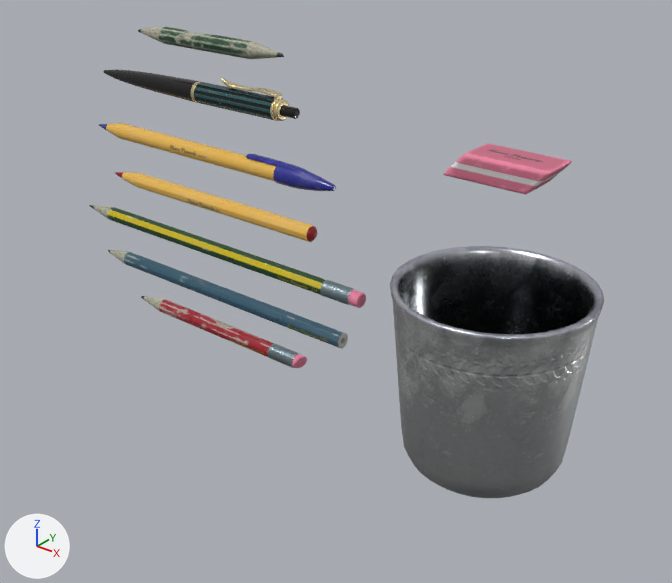
An edit to the glTF model models/cc0/stationery_supplies/stationery_supplies_1k.gltf, drawn before and after from the same camera.
The view is the same before and after, from a camera (50 mm lens) standing at (0.256, -0.301, 0.17) and looking at (0.015, 0.001, -0.017). The lights are fixed; the arrows at lower left show +X, +Y and +Z. The picture after the commit comes second.

Script lines for the objects in view, before the commit:
```python
ob_stationery_supplies_eraser = bpy.data.objects.new('stationery_supplies_eraser', me_cube_004)
ob_stationery_supplies_eraser.location = (0.0971, 0.0, 0.0593)
ob_stationery_supplies_pen_blue = bpy.data.objects.new('stationery_supplies_pen_blue', me_circle_035)
ob_stationery_supplies_pen_blue.location = (-0.0599, 0.0, 0.0333)
ob_stationery_supplies_pen_fancy = bpy.data.objects.new('stationery_supplies_pen_fancy', me_cylinder_109)
ob_stationery_supplies_pen_fancy.location = (-0.0599, 0.0, 0.0629)
ob_stationery_supplies_pen_red = bpy.data.objects.new('stationery_supplies_pen_red', me_cylinder_099)
ob_stationery_supplies_pen_red.location = (-0.0599, 0.0, 0.0083)
ob_stationery_supplies_pencil_new_a = bpy.data.objects.new('stationery_supplies_pencil_new_a', me_cylinder_101)
ob_stationery_supplies_pencil_new_a.location = (-0.0599, 0.0, -0.0166)
ob_stationery_supplies_pencil_new_b = bpy.data.objects.new('stationery_supplies_pencil_new_b', me_cylinder_104)
ob_stationery_supplies_pencil_new_b.location = (-0.0599, 0.0, -0.0409)
ob_stationery_supplies_pencil_old = bpy.data.objects.new('stationery_supplies_pencil_old', me_cylinder_108)
ob_stationery_supplies_pencil_old.location = (-0.0599, 0.0, 0.0867)
ob_stationery_supplies_pencil_used = bpy.data.objects.new('stationery_supplies_pencil_used', me_cylinder_107)
ob_stationery_supplies_pencil_used.location = (-0.0599, 0.0, -0.0622)
ob_stationery_supplies_pencilcup = bpy.data.objects.new('stationery_supplies_pencilcup', me_cylinder_100)
ob_stationery_supplies_pencilcup.location = (0.0967, 0.0, -0.0371)
```
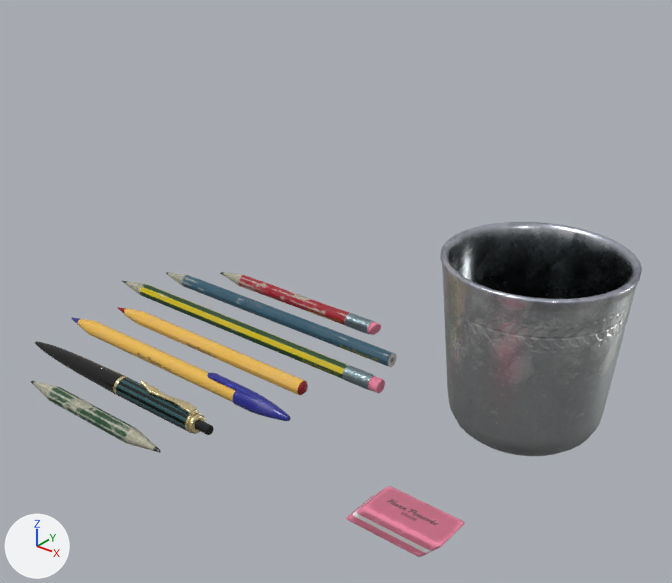
Location of each change, (x1, y1, x2, y2) in pixels of the pictures (672 x 583 px):
'stationery_supplies_pencilcup', moved
    before: (390, 246, 604, 498)
    after: (440, 222, 642, 456)
'stationery_supplies_eraser', moved
    before: (443, 144, 572, 194)
    after: (346, 486, 465, 557)
'stationery_supplies_pencil_new_a', moved
    before: (89, 205, 366, 308)
    after: (122, 281, 385, 393)
'stationery_supplies_pen_blue', moved
    before: (98, 123, 336, 191)
    after: (71, 317, 291, 421)
'stationery_supplies_pen_fancy', moved
    before: (103, 70, 300, 121)
    after: (35, 341, 214, 435)
'stationery_supplies_pen_red', moved
    before: (114, 172, 317, 242)
    after: (117, 307, 308, 396)
'stationery_supplies_pencil_used', moved
    before: (141, 296, 307, 368)
    after: (220, 272, 381, 335)
'stationery_supplies_pencil_new_b', moved
    before: (108, 250, 348, 349)
    after: (166, 272, 397, 367)
'stationery_supplies_pencil_old', moved
    before: (138, 26, 284, 59)
    after: (31, 380, 161, 453)

Patch to the scene script:
```diff
--- a/models/cc0/stationery_supplies/stationery_supplies_1k.gltf.py
+++ b/models/cc0/stationery_supplies/stationery_supplies_1k.gltf.py
@@ ob_stationery_supplies_pen_red @@
 ob_stationery_supplies_pen_red = bpy.data.objects.new('stationery_supplies_pen_red', me_cylinder_099)
-ob_stationery_supplies_pen_red.location = (-0.0599, 0.0, 0.0083)
+ob_stationery_supplies_pen_red.location = (-0.0599, -0.0083, -0.0698)
@@ ob_stationery_supplies_pencilcup @@
 ob_stationery_supplies_pencilcup = bpy.data.objects.new('stationery_supplies_pencilcup', me_cylinder_100)
-ob_stationery_supplies_pencilcup.location = (0.0967, 0.0, -0.0371)
+ob_stationery_supplies_pencilcup.location = (0.0967, 0.0371, -0.0371)
@@ ob_stationery_supplies_eraser @@
 ob_stationery_supplies_eraser = bpy.data.objects.new('stationery_supplies_eraser', me_cube_004)
-ob_stationery_supplies_eraser.location = (0.0971, 0.0, 0.0593)
+ob_stationery_supplies_eraser.location = (0.0971, -0.0593, -0.0685)
@@ ob_stationery_supplies_pencil_new_a @@
 ob_stationery_supplies_pencil_new_a = bpy.data.objects.new('stationery_supplies_pencil_new_a', me_cylinder_101)
-ob_stationery_supplies_pencil_new_a.location = (-0.0599, 0.0, -0.0166)
+ob_stationery_supplies_pencil_new_a.location = (-0.0599, 0.0166, -0.0697)
@@ ob_stationery_supplies_pencil_new_b @@
 ob_stationery_supplies_pencil_new_b = bpy.data.objects.new('stationery_supplies_pencil_new_b', me_cylinder_104)
-ob_stationery_supplies_pencil_new_b.location = (-0.0599, 0.0, -0.0409)
+ob_stationery_supplies_pencil_new_b.location = (-0.0599, 0.0409, -0.0698)
@@ ob_stationery_supplies_pencil_used @@
 ob_stationery_supplies_pencil_used = bpy.data.objects.new('stationery_supplies_pencil_used', me_cylinder_107)
-ob_stationery_supplies_pencil_used.location = (-0.0599, 0.0, -0.0622)
+ob_stationery_supplies_pencil_used.location = (-0.0599, 0.0622, -0.0697)
@@ ob_stationery_supplies_pencil_old @@
 ob_stationery_supplies_pencil_old = bpy.data.objects.new('stationery_supplies_pencil_old', me_cylinder_108)
-ob_stationery_supplies_pencil_old.location = (-0.0599, 0.0, 0.0867)
+ob_stationery_supplies_pencil_old.location = (-0.0599, -0.0867, -0.0698)
@@ ob_stationery_supplies_pen_fancy @@
 ob_stationery_supplies_pen_fancy = bpy.data.objects.new('stationery_supplies_pen_fancy', me_cylinder_109)
-ob_stationery_supplies_pen_fancy.location = (-0.0599, 0.0, 0.0629)
+ob_stationery_supplies_pen_fancy.location = (-0.0599, -0.0629, -0.0686)
@@ ob_stationery_supplies_pen_blue @@
 ob_stationery_supplies_pen_blue = bpy.data.objects.new('stationery_supplies_pen_blue', me_circle_035)
-ob_stationery_supplies_pen_blue.location = (-0.0599, 0.0, 0.0333)
+ob_stationery_supplies_pen_blue.location = (-0.0599, -0.0333, -0.0691)
```
